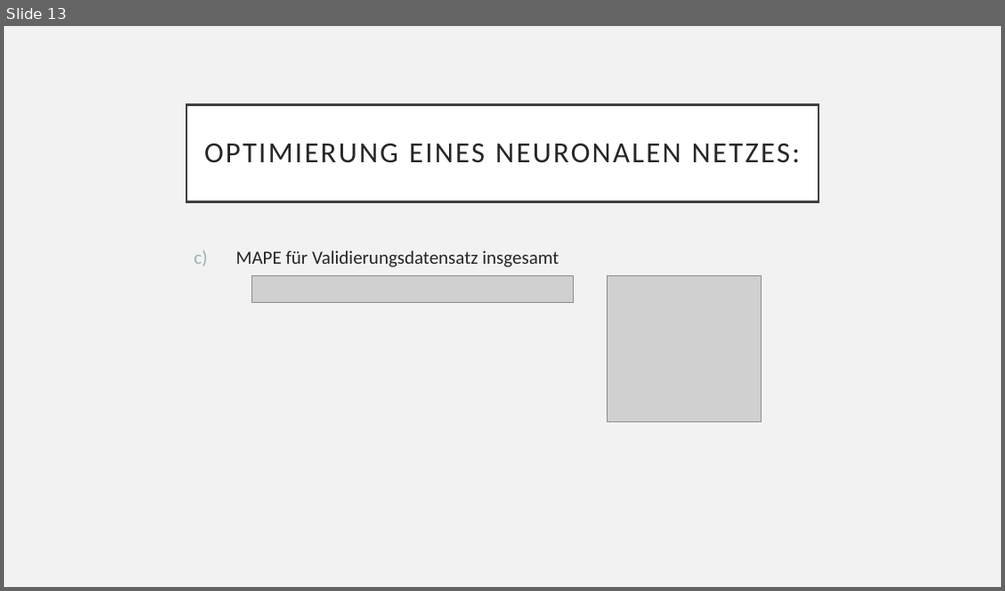
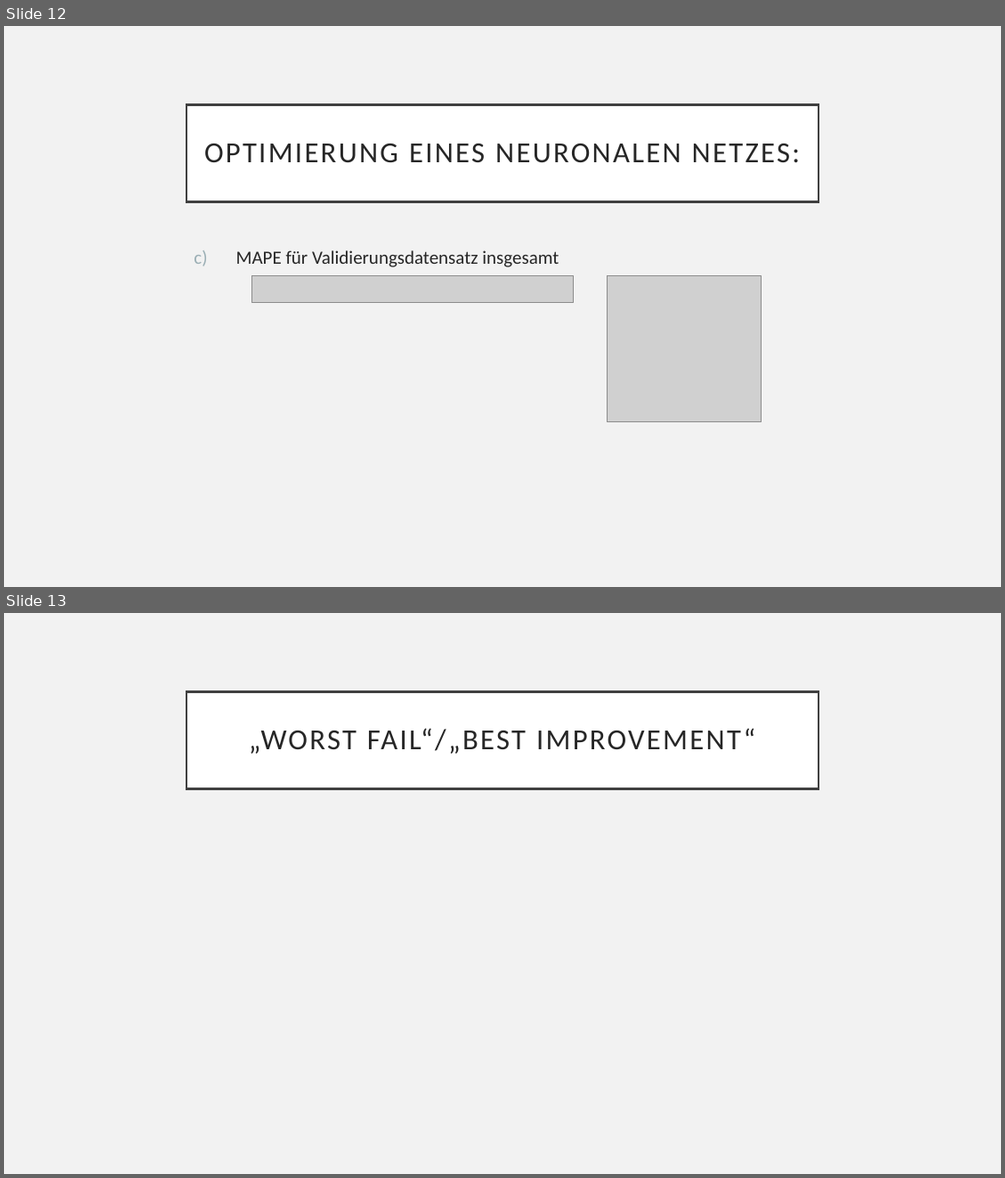
Before and after one commit to Tasinger/gruppe-2-projekt, a slide deck: 4_Presentation/Präsentation Gruppe 2.pptx. Shown one above the other, each under a label of ours: slide 13 before the commit, slides 12 and 13 after it. The pictures are 1005x591 and 1005x1178 pixels, drawn with LibreOffice and Linux fonts; fonts in the diff are those of the drawing; grey boxes stand for pictures. Boxes give left, top, right and bottom in pixels: in the first picture for what was removed or moved away, otherwise in the second. Text is boxed around its words. In the diff, an @@ line names an element or a change of style, - is before the commit and + after.

```diff
--- a/4_Presentation/Präsentation Gruppe 2.pptx
+++ b/4_Presentation/Präsentation Gruppe 2.pptx
@@ slide 13 added at bbox=[4, 613, 1001, 1174], background #F2F2F2 @@
@@ title added at bbox=[186, 691, 818, 788], fill #FFFFFF, outline #404040 2.5 pt, 28 pt, text #262626 @@
+„WORST FAIL“/„BEST IMPROVEMENT“
@@ what was slide 13 is now slide 12 @@
```
Also in this commit, not shown: 4 slides changed, 1 slide removed.
